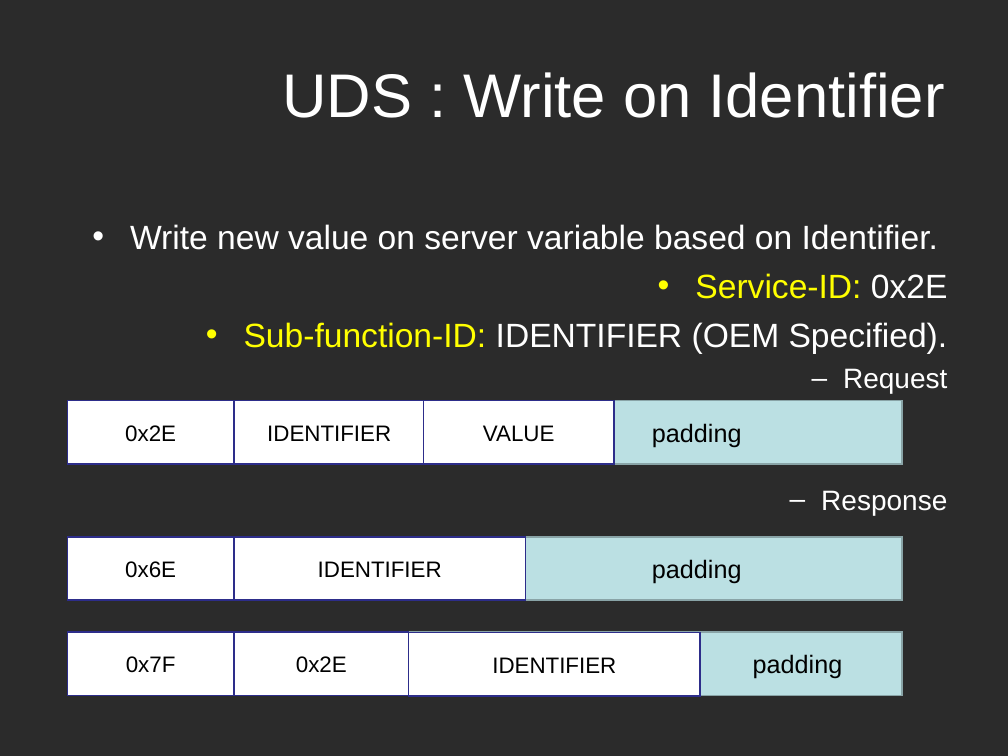
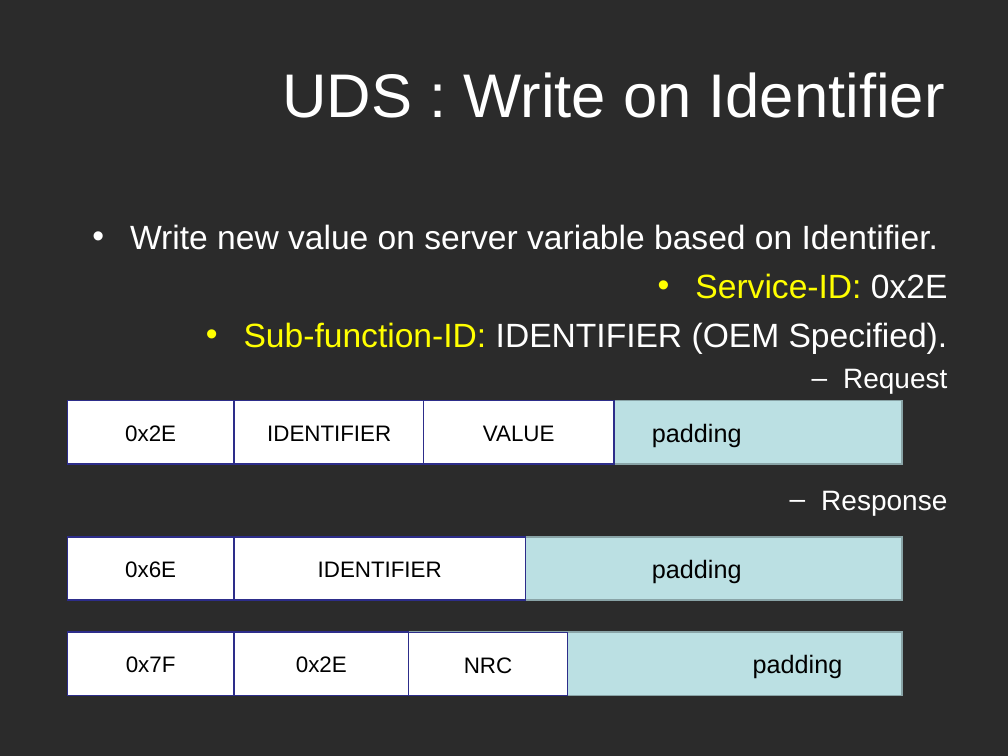
Before and after one commit to Marcelle-Samir/Firmware_Over_The_Air, a slide deck: slide 29 of project Documentation/Second week/Search-UDS.ppt (slide 25 before the commit). Drawn at 1008x756 pixels with LibreOffice and Linux fonts; fonts in the diff are those of the drawing; background and template pictures are left out; a plain dark background stands for a picture behind light text. Boxes give left, top, right and bottom in pixels: in the first picture for what was removed or moved away, otherwise in the second. Text is boxed around its words. In the diff, an @@ line names an element or a change of style, - is before the commit and + after.

```diff
--- a/project Documentation/Second week/Search-UDS.ppt
+++ b/project Documentation/Second week/Search-UDS.ppt
@@ rectangle removed at box(408, 632, 700, 696) @@
-IDENTIFIER
@@ rectangle added at box(408, 632, 566, 696), fill #FFFFFF, outline #2D2D8A 0.99 pt, 16 pt, text #000000 @@
+NRC
```
Also in this commit, not shown: 11 other slides changed, 6 slides added.
